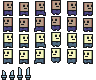
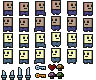
Revision of a layered 96 × 80 image; what changed, layer by layer:
painted on "NewPlayer.png" over (x1=35, y1=64, x2=64, y2=79)
